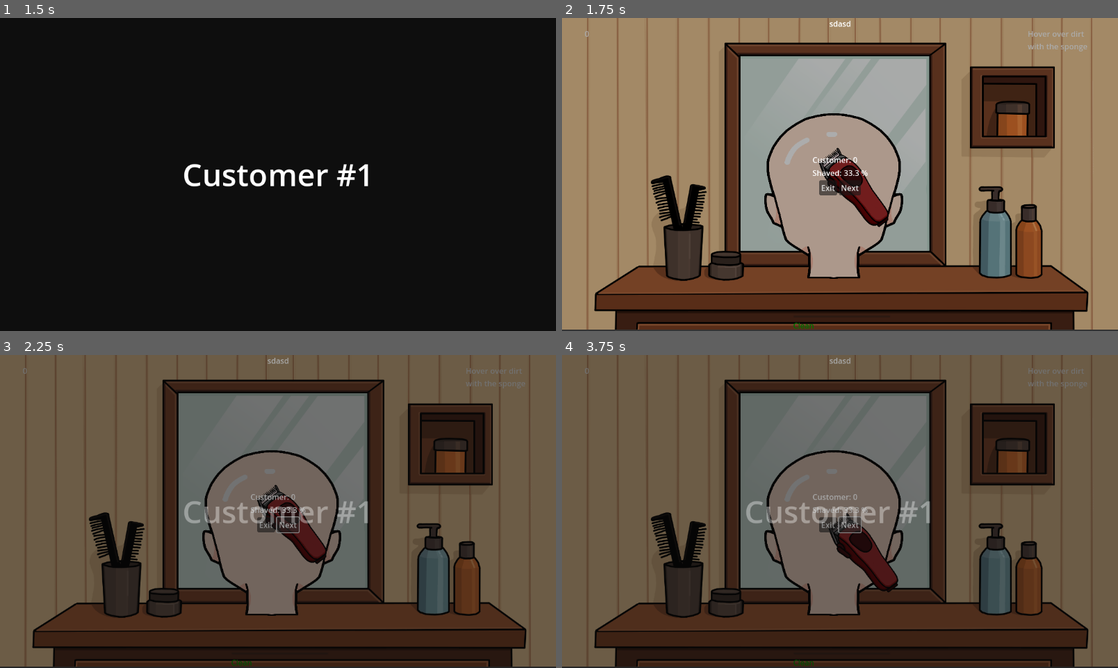
Above: before the commit, frames 1-4 (two rows, left to right).
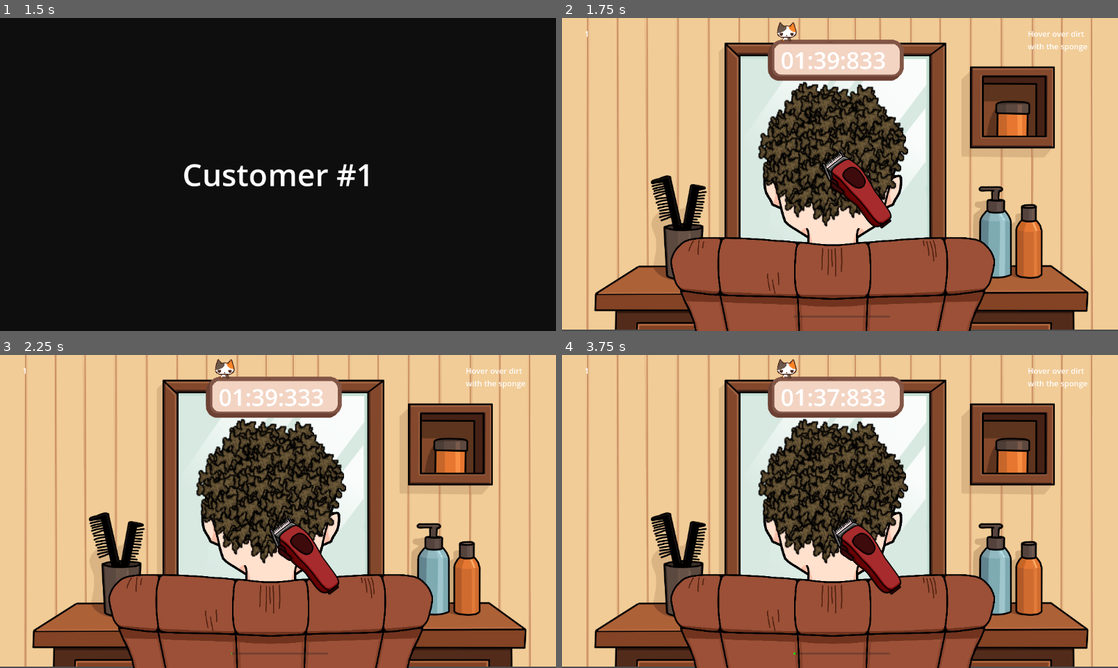
Above: after the commit, the same moments.

Repository: Warreign/fortune-favors-the-bold
Game: Godot game, scene res://MainMenu/MainMenu.tscn
Same seed, same stepped clock (60 frames per second), same inputs: the game is played once before the commit and once after it.
Inputs (mouse positions are in pixels of both pictures, inside the frame that each line leads up to):
- Up to frame 1 (1.5 s): click "Start" at 0.5 s; click "Start" at 1.25 s
- Up to frame 2 (1.75 s): no input
- Up to frame 3 (2.25 s): click (289, 524) at 2 s, where only the run before the commit has a clickable "Next"
- Up to frame 4 (3.75 s): click (851, 524) at 2.75 s, where only the run before the commit has a clickable "Next"; click (851, 524) at 3.5 s, where only the run before the commit has a clickable "Next"

Frame 1 is identical in both runs. In frame 2, 94% of the frame differs, in the area x 0-100%, y 0-100%; in frame 3, 95%; in frame 4, 96%.
Error before the commit: Invalid assignment of property or key 'text' with value of type 'String' on a base object of type 'null instance'. (res://Scripts/hair_spawner.gd:36)

Commit message:
scene fix

Diff:
--- a/Levels/Customer0.tscn
+++ b/Levels/Customer0.tscn
@@ -1,9 +1,11 @@
-[gd_scene load_steps=11 format=3 uid="uid://db5og1n43icle"]
+[gd_scene load_steps=13 format=3 uid="uid://db5og1n43icle"]
 
 [ext_resource type="Script" uid="uid://bc5wc0glnq37g" path="res://Levels/Customer.gd" id="1_penn8"]
 [ext_resource type="Texture2D" uid="uid://7ugarm1hxci4" path="res://Sprites/WashGame/Game.png" id="2_je866"]
 [ext_resource type="Texture2D" uid="uid://pief7y7ppxla" path="res://Sprites/WashGame/headF.png" id="3_tsiw0"]
+[ext_resource type="Texture2D" uid="uid://dy1p8s5ej0mti" path="res://Sprites/WashGame/chair.png" id="4_8shah"]
 [ext_resource type="Script" uid="uid://blqx70sywhngi" path="res://Scripts/hair_spawner.gd" id="4_fekt3"]
+[ext_resource type="Texture2D" uid="uid://c2tdn2yv62tj8" path="res://Sprites/WashGame/timer.png" id="5_26qkr"]
 [ext_resource type="PackedScene" uid="uid://dr7seaticcntf" path="res://Prefabs/Hair.tscn" id="5_031yc"]
 [ext_resource type="Script" uid="uid://cbb0f3rgtib20" path="res://Scripts/shaver.gd" id="6_lsr2i"]
 [ext_resource type="Texture2D" uid="uid://7ixxwlmtejei" path="res://Sprites/WashGame/shaver.png" id="7_622bu"]
@@ -18,7 +20,7 @@
 [node name="HairGroom" type="Node2D"]
 script = ExtResource("1_penn8")
 
-[node name="BackgroundWashGame" type="Sprite2D" parent="."]
+[node name="BackgroundShaveGame" type="Sprite2D" parent="."]
 position = Vector2(575.49976, 321.50012)
 scale = Vector2(0.6015623, 0.5990741)
 texture = ExtResource("2_je866")
@@ -26,15 +28,33 @@
 [node name="Head" type="Control" parent="."]
 layout_mode = 3
 anchors_preset = 0
-offset_left = 349.0
-offset_top = 65.0
-offset_right = 812.0
-offset_bottom = 528.0
+offset_left = 347.0
+offset_top = 27.0
+offset_right = 810.0
+offset_bottom = 490.0
 
 [node name="Head" type="Sprite2D" parent="Head"]
 position = Vector2(213.99994, 290.99994)
 scale = Vector2(0.2554876, 0.2309982)
 texture = ExtResource("3_tsiw0")
+
+[node name="Chair" type="Sprite2D" parent="."]
+position = Vector2(561, 632)
+scale = Vector2(0.207, 0.206)
+texture = ExtResource("4_8shah")
+
+[node name="Clock" type="Sprite2D" parent="."]
+position = Vector2(573, 111.000015)
+scale = Vector2(0.12, 0.12)
+texture = ExtResource("5_26qkr")
+
+[node name="ClockLabel" type="Label" parent="Clock"]
+offset_left = -1000.00024
+offset_top = -475.00015
+offset_right = 950.00024
+offset_bottom = 49.999847
+theme_override_font_sizes/font_size = 400
+text = "00:00:000"
 
 [node name="CenterContainer" type="VBoxContainer" parent="."]
 anchors_preset = 8
@@ -80,13 +100,6 @@
 text = "Timeout"
 horizontal_alignment = 1
 
-[node name="ClockLabel" type="Label" parent="CenterContainer/Control"]
-layout_mode = 0
-offset_left = 46.0
-offset_top = -603.0
-offset_right = 146.0
-offset_bottom = -580.0
-
 [node name="ReferenceRect" type="ReferenceRect" parent="."]
 offset_left = 388.0
 offset_top = 180.0
@@ -95,6 +108,7 @@
 border_color = Color(1, 0, 0, 0)
 
 [node name="Area2D" type="Area2D" parent="."]
+position = Vector2(-2, -38)
 
 [node name="ReferenceHeadCollision" type="CollisionShape2D" parent="Area2D"]
 position = Vector2(563, 316)
@@ -103,6 +117,7 @@
 [node name="HairSpawner" type="Node" parent="."]
 script = ExtResource("4_fekt3")
 hair_prefab = ExtResource("5_031yc")
+CHANCE = 10
 
 [node name="ThinkTimer" type="Timer" parent="HairSpawner"]
 wait_time = 100.0
